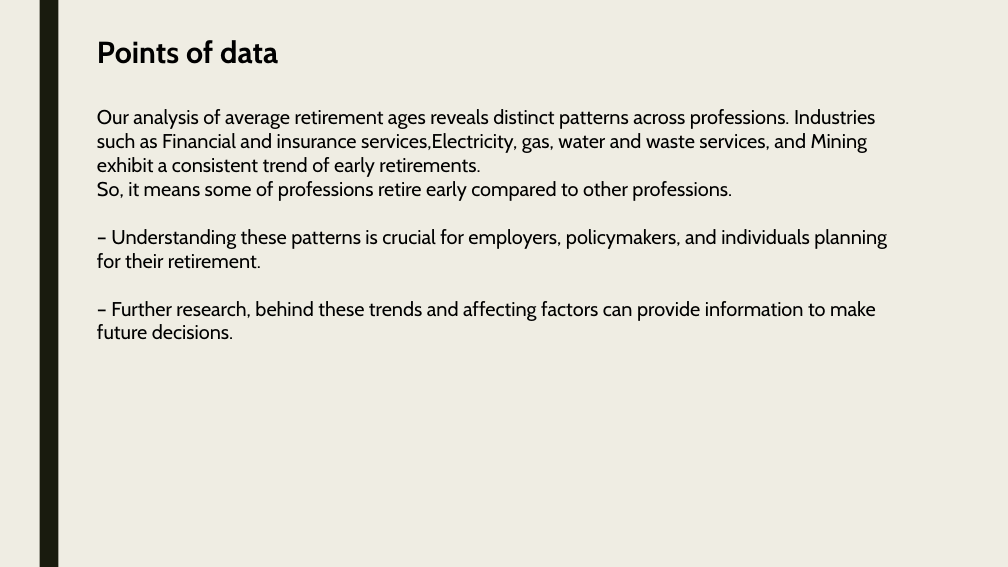
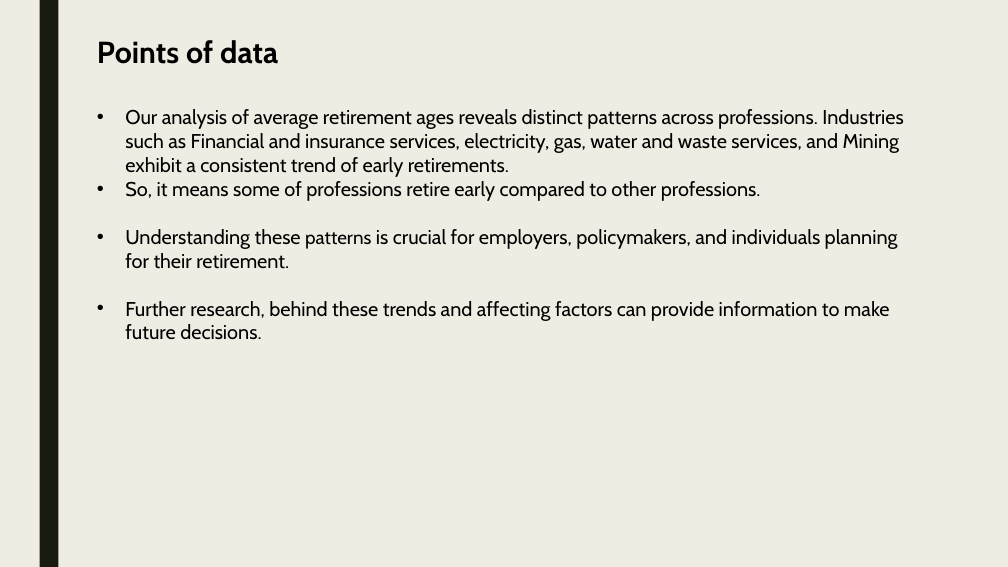
Before and after one commit to braydonnugent/Project1_Group4, a slide deck: slide 10 of PRES Retirement Analysis.pptx. Drawn at 1008x567 pixels with LibreOffice and Linux fonts; fonts in the diff are those of the drawing. Boxes give left, top, right and bottom in pixels: in the first picture for what was removed or moved away, otherwise in the second. Text is boxed around its words. In the diff, an @@ line names an element or a change of style, - is before the commit and + after.

```diff
--- a/PRES Retirement Analysis.pptx
+++ b/PRES Retirement Analysis.pptx
@@ text at <box>125,109,903,177</box>: text changed @@
-Our analysis of average retirement ages reveals distinct patterns across professions. Industries such as Financial and insurance services,Electricity, gas, water and waste services, and Mining exhibit a consistent trend of early retirements.
+  • Our analysis of average retirement ages reveals distinct patterns across professions. Industries such as Financial and insurance services, electricity, gas, water and waste services, and Mining exhibit a consistent trend of early retirements.
@@ text at <box>125,181,761,201</box>: bullet none to • @@
@@ text at <box>125,229,898,340</box>: text changed @@
-– Understanding these patterns is crucial for employers, policymakers, and individuals planning for their retirement.
-– Further research, behind these trends and affecting factors can provide information to make future decisions.
+• Understanding these patterns is crucial for employers, policymakers, and individuals planning for their retirement.
+• Further research, behind these trends and affecting factors can provide information to make future decisions.
```
Also in this commit, not shown: 14 other slides changed.
